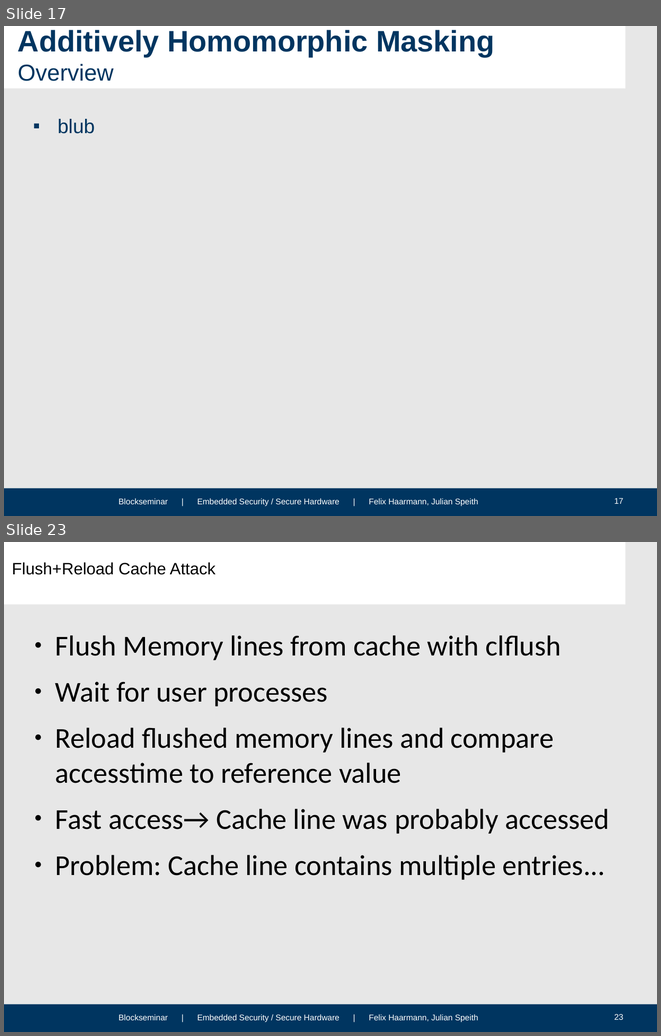
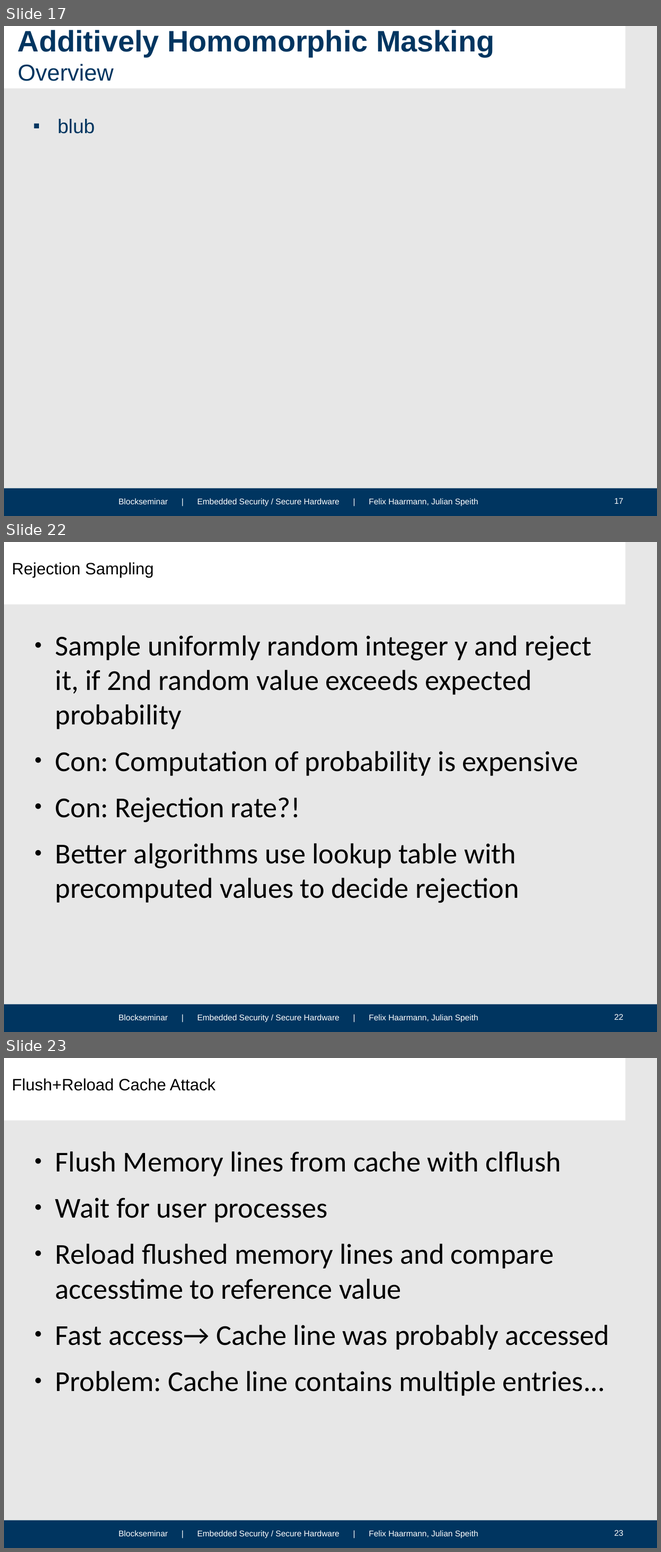
Before and after one commit to HFelixA/emsecseminar, a slide deck: presentation/Felix.odp. Shown one above the other, each under a label of ours: slides 17 and 23 before the commit, slides 17, 22 and 23 after it; the slides between them are not shown. The pictures are 661x1036 and 661x1552 pixels, drawn with LibreOffice and Linux fonts; fonts in the diff are those of the drawing; background and template pictures are left out. Boxes give left, top, right and bottom in pixels: in the first picture for what was removed or moved away, otherwise in the second. Text is boxed around its words. In the diff, an @@ line names an element or a change of style, - is before the commit and + after.

Commit message:
Gauss and Samplers

```diff
--- a/presentation/Felix.odp
+++ b/presentation/Felix.odp
@@ slide 22 added at bbox=[4, 542, 657, 1032], background #E7E7E7; not listed: 4 template elements that a slide beside it also shows @@
@@ title added at bbox=[12, 562, 154, 578], 20 pt, text #000000 @@
+Rejection Sampling
@@ text added at bbox=[55, 635, 591, 903], 35 pt, text #000000 @@
+● Sample uniformly random integer y and reject it, if 2nd random value exceeds expected probability
+● Con: Computation of probability is expensive
+● Con: Rejection rate?!
+● Better algorithms use lookup table with precomputed values to decide rejection
```
Also in this commit, not shown: 5 slides changed, 2 other slides added, 3 slides removed, 2 other files.
